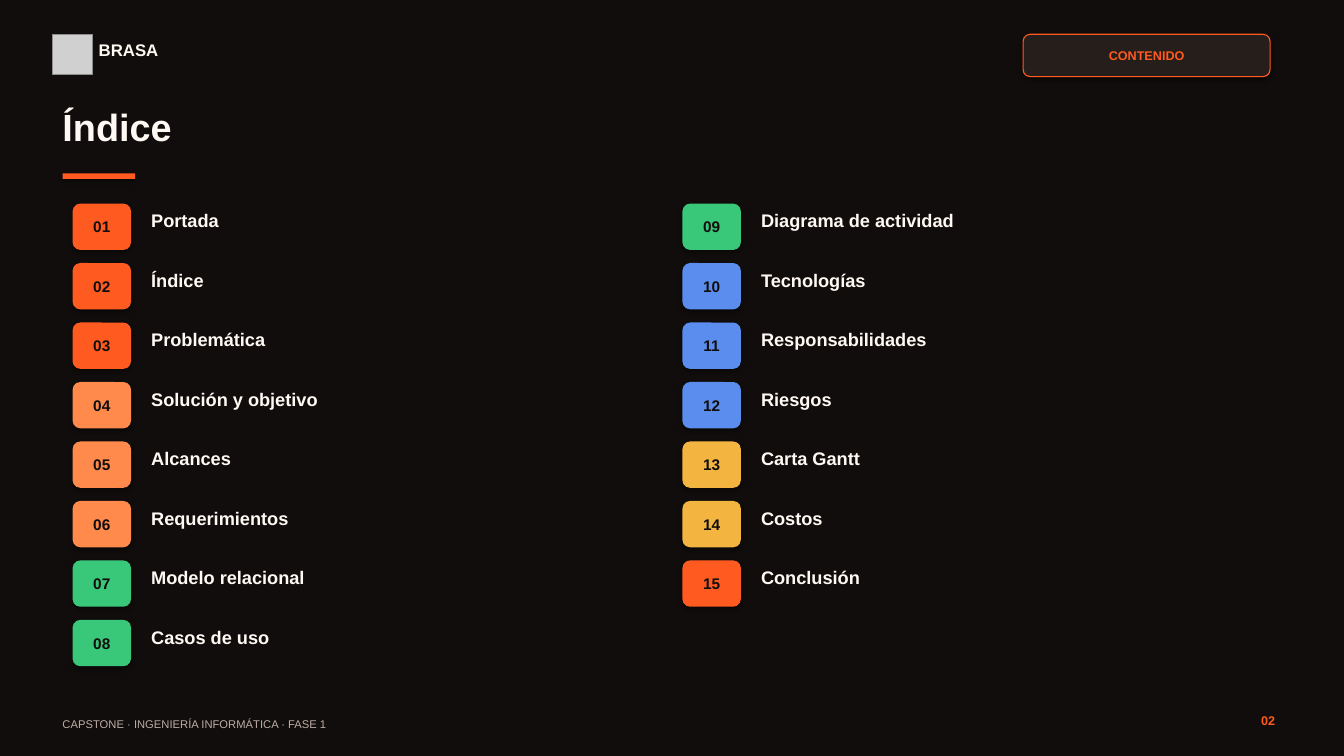
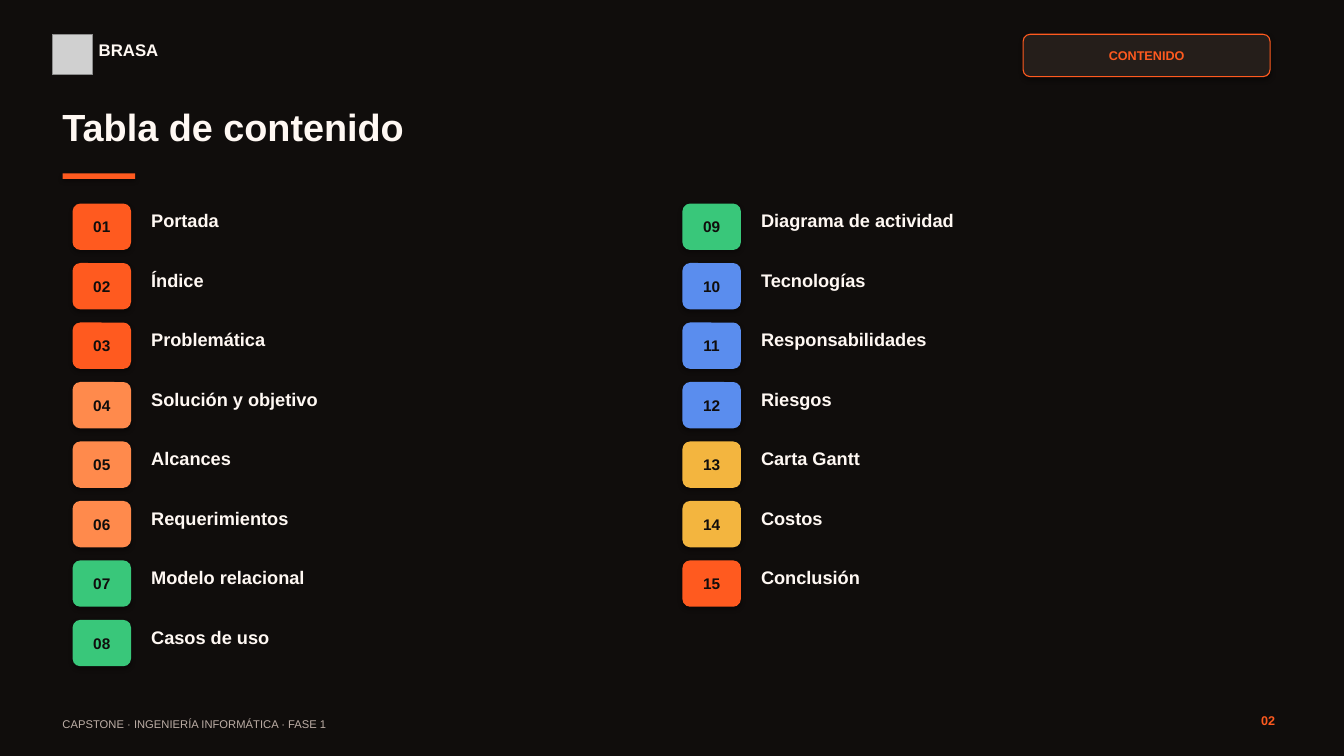
Before and after one commit to fvtre/brasa, a slide deck: slide 2 of Fase 1/Evidencias grupales/Brasa_Capstone_Fase1.pptx. Drawn at 1344x756 pixels with LibreOffice and Linux fonts; fonts in the diff are those of the drawing; grey boxes stand for pictures. Boxes give left, top, right and bottom in pixels: in the first picture for what was removed or moved away, otherwise in the second. Text is boxed around its words. In the diff, an @@ line names an element or a change of style, - is before the commit and + after.

```diff
--- a/Fase 1/Evidencias grupales/Brasa_Capstone_Fase1.pptx
+++ b/Fase 1/Evidencias grupales/Brasa_Capstone_Fase1.pptx
@@ text at (x1=62, y1=113, x2=403, y2=142): text changed @@
-Índice
+Tabla de contenido
```
Also in this commit, not shown: 1 other slide changed, 1 slide removed, 27 other files.
